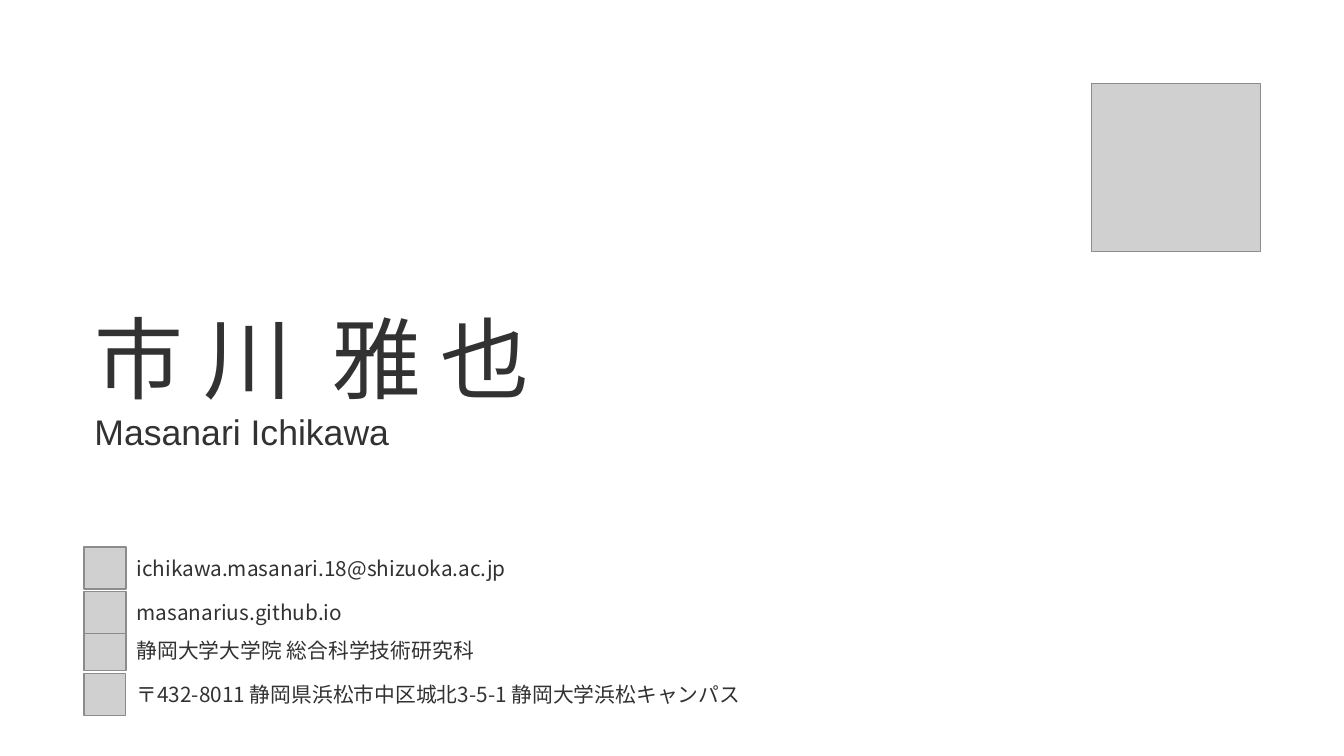
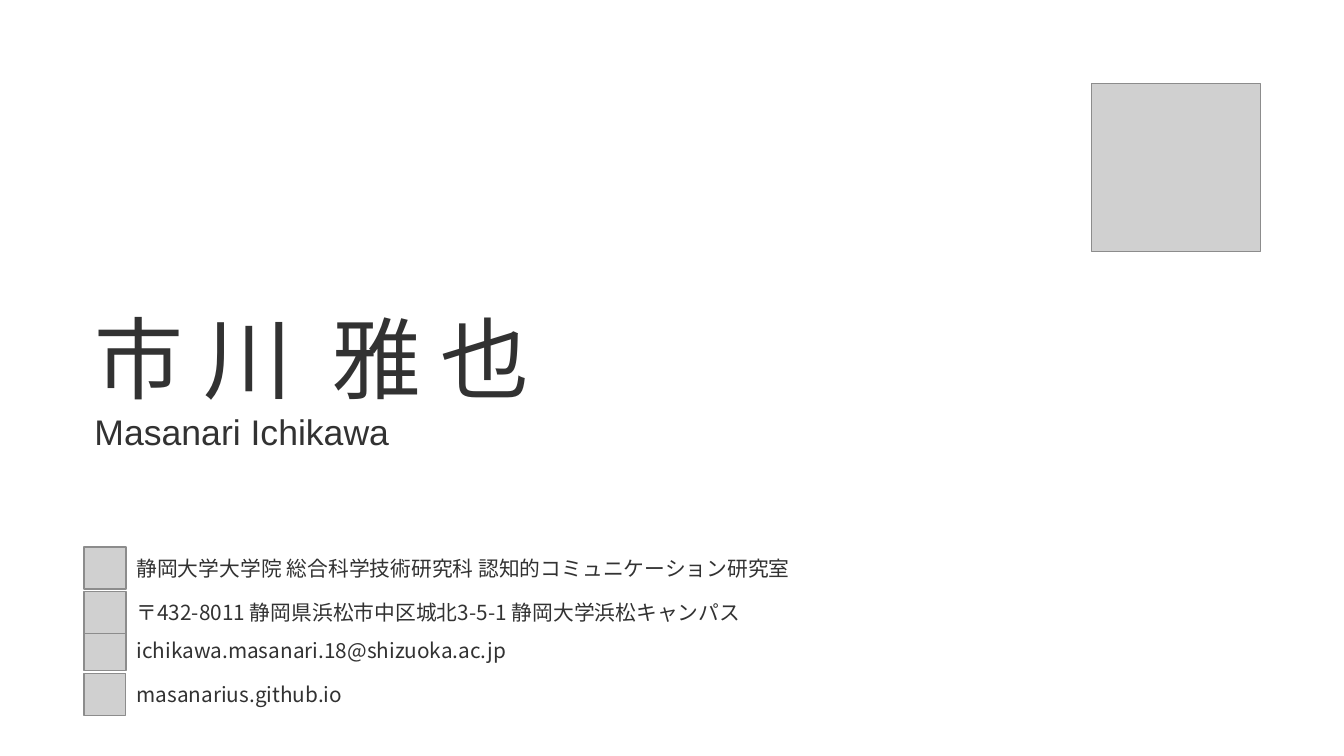
Before and after one commit to masanarius/masanarius.github.io, a slide deck: slide 1 of img/card/businesscard.pptx. Drawn at 1344x756 pixels with LibreOffice and Linux fonts; fonts in the diff are those of the drawing; grey boxes stand for pictures. Boxes give left, top, right and bottom in pixels: in the first picture for what was removed or moved away, otherwise in the second. Text is boxed around its words. In the diff, an @@ line names an element or a change of style, - is before the commit and + after.

```diff
--- a/img/card/businesscard.pptx
+++ b/img/card/businesscard.pptx
@@ text at (x1=136, y1=558, x2=789, y2=578): text changed @@
-ichikawa.masanari.18@shizuoka.ac.jp
+静岡大学大学院 総合科学技術研究科 認知的コミュニケーション研究室
@@ text "〒432-8011 静岡県浜松市中区城北3-5-1 静岡大学浜松キャンパス" moved from (x1=136, y1=684, x2=741, y2=704) to (x1=136, y1=602, x2=741, y2=622) @@
@@ text at (x1=137, y1=641, x2=506, y2=663): text changed @@
-静岡大学大学院 総合科学技術研究科
+ichikawa.masanari.18@shizuoka.ac.jp
@@ text "masanarius.github.io" moved from (x1=136, y1=603, x2=342, y2=625) to (x1=136, y1=685, x2=342, y2=707) @@
```
Also in this commit, not shown: 5 other slides changed, 8 other files.
